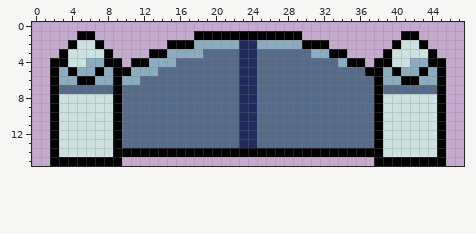
Two states of a pixel-art sprite, Fable-Libris-GMTKJam24/Fable-Libris-GMTK24/Assets/Placeholder Sprites/Gate.png. That is the earlier state.
The file is 48x16 pixels.
And afterwards:
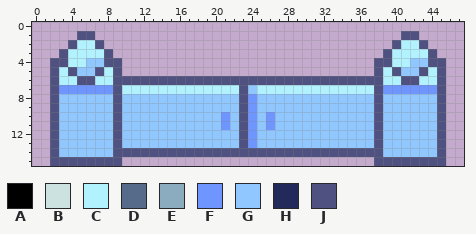
Palette (. is transparent): A #000000  B #cce2e1  C #b2f2ff  D #566a89  E #8babbf  F #6f96ff  G #91c7ff  H #222a5c  J #4f5180
Changes in this commit:
Changed rows in their new state; - is an unchanged pixel.
first column x 2:
 1 ---JJ-----------............-----------JJ---
 2 --JCCJ-------..................-------JCCJ--
 3 -JCCCCJ----......................----JCCCCJ-
 4 JJCCGGJJ-..........................-JJCCGGJJ
 5 JCJGGJCJ............................JCJGGJCJ
 6 JCCJJCCJJJJJJJJJJJJJJJJJJJJJJJJJJJJJJCCJJCCJ
 7 JFFFFFFJCCCCCCCCCCCCCJGCCCCCCCCCCCCCJFFFFFFJ
 8 JGGGGGGJGGGGGGGGGGGGGJFGGGGGGGGGGGGGJGGGGGGJ
 9 JGGGGGGJGGGGGGGGGGGGGJFGGGGGGGGGGGGGJGGGGGGJ
10 JGGGGGGJGGGGGGGGGGGFGJFGFGGGGGGGGGGGJGGGGGGJ
11 JGGGGGGJGGGGGGGGGGGFGJFGFGGGGGGGGGGGJGGGGGGJ
12 JGGGGGGJGGGGGGGGGGGGGJFGGGGGGGGGGGGGJGGGGGGJ
13 JGGGGGGJGGGGGGGGGGGGGJFGGGGGGGGGGGGGJGGGGGGJ
14 JGGGGGGJJJJJJJJJJJJJJJJJJJJJJJJJJJJJJGGGGGGJ
15 JJJJJJJJ----------------------------JJJJJJJJ
Changed places in both pictures, as pixel boxes (x1, y1, x2, y2):
changed: (50, 31, 446, 166)
